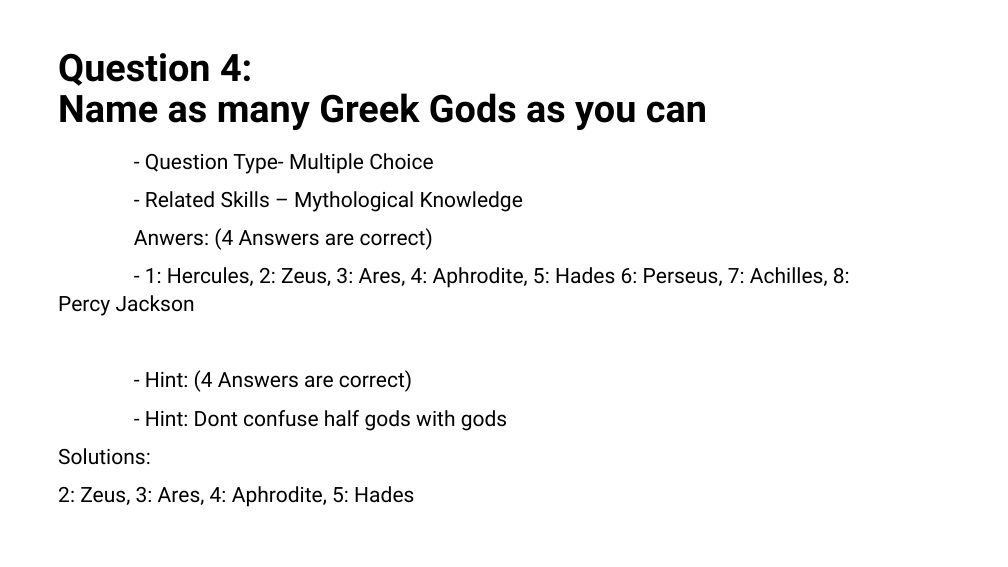
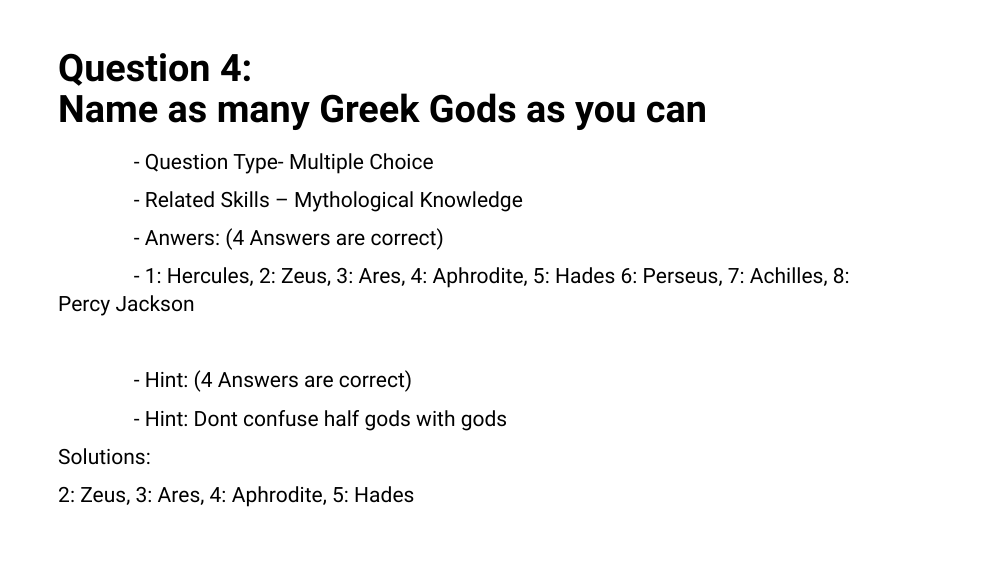
Before and after one commit to Gotai/ILE-Lab-Mockups, a slide deck: slide 5 of group_3/Group_3_Presentation.pptx. Drawn at 1008x567 pixels with LibreOffice and Linux fonts; fonts in the diff are those of the drawing. Boxes give left, top, right and bottom in pixels: in the first picture for what was removed or moved away, otherwise in the second. Text is boxed around its words. In the diff, an @@ line names an element or a change of style, - is before the commit and + after.

Commit message:
#02: Adds questions in xhtml format

```diff
--- a/group_3/Group_3_Presentation.pptx
+++ b/group_3/Group_3_Presentation.pptx
@@ text at [145,228,444,250]: text changed @@
-Anwers: (4 Answers are correct)
+- Anwers: (4 Answers are correct)
```
Also in this commit, not shown: 1 other file.
